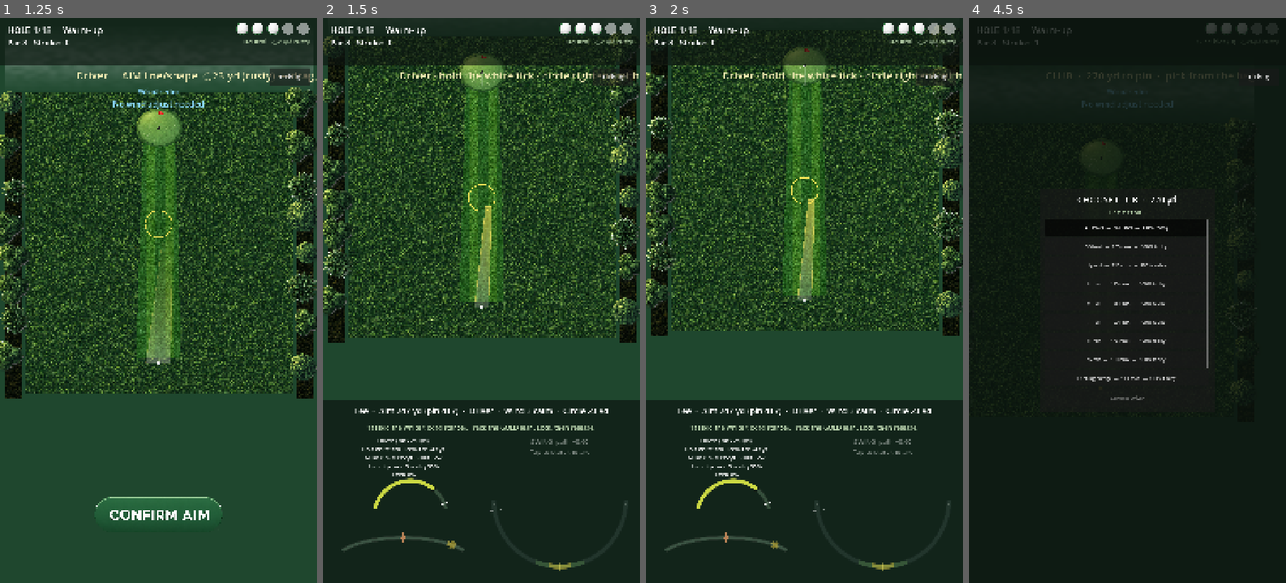
Above: before the commit, frames 1-4 (left to right).
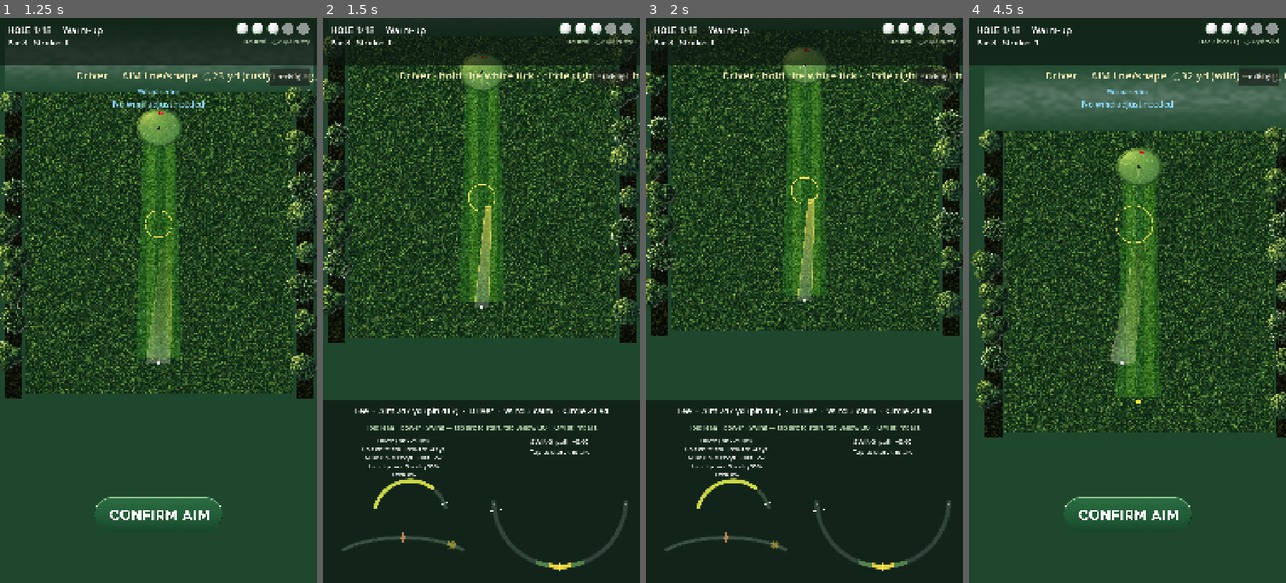
Above: after the commit, the same moments.

Repository: mendvibe-app/parorbetter
Game: Godot game, scene res://scenes/main.tscn
Two runs of this game, one before a commit and one after it. Both use one fixed random seed, a clock stepped at 60 frames per second and the inputs below.
Inputs (mouse positions are in pixels of both pictures, inside the frame that each line leads up to):
- Up to frame 1 (1.25 s): click "Confirm Driver" at 0.5 s
- Up to frame 2 (1.5 s): click (481, 515) at 1.25 s
- Up to frame 3 (2 s): no input
- Up to frame 4 (4.5 s): tap Enter at 2, 2.1, 2.75, 3.8 s; move the mouse to (1197, 272) at 2.02 s; hold Right 2.03-2.75 s; click (1197, 272) at 2.17 s; tap Keypad Enter at 2.3 s; drag from (1064, 328) to (1127, 181) at 2.77 s; move the mouse to (1159, 176) at 3.52 s; hold Right 3.53-4.25 s; tap E at 3.6 s; click (1159, 176) at 3.67 s; click (1127, 396) at 4.25 s, where only the run after the commit has a clickable "Confirm Driver"

Frame 1 is identical in both runs. In frame 2, 0.7% of the frame differs, in the area x 13-96%, y 72-98%; in frame 3, 0.7%; in frame 4, 76%, in the area x 0-100%, y 0-100%.

Commit message:
Merge power and swing into one concurrent shot phase
Both finger-1 and finger-2 stay live until the impact tap, which
samples live power/stability. Power release no longer freezes or
advances phases; Space/Enter stay with swing under dual input.

Co-authored-by: mendvibe-app <mendvibe-app@users.noreply.github.com>

Diff:
--- a/scripts/shot/power_stance.gd
+++ b/scripts/shot/power_stance.gd
@@ -155,9 +155,7 @@
 				dragging = true
 				_force_sample_error()
 				get_viewport().set_input_as_handled()
-			KEY_ENTER, KEY_KP_ENTER, KEY_E, KEY_SPACE:
-				_try_commit()
-				get_viewport().set_input_as_handled()
+			# Space/Enter belong to swing impact under concurrent dual-input — don't steal them.
 		return
 
 	# Prefer real touch; skip emulated mouse on touchscreens.
@@ -259,6 +257,7 @@
 
 
 func _try_commit() -> void:
+	## End finger-1 drag only — does not resolve the shot (impact tap does).
 	if not active:
 		return
 	if _track_samples.size() < 3:
@@ -268,6 +267,7 @@
 	dragging = false
 	last_power = power
 	_refresh_visuals()
+	# Still emitted for listeners; ShotRoutine no longer treats this as phase resolve.
 	committed.emit(power, stability)
 
 
--- a/scripts/shot/shot_routine.gd
+++ b/scripts/shot/shot_routine.gd
@@ -1,14 +1,15 @@
 class_name ShotRoutine
 extends Control
 
-## Orchestrates power/stance track → swing/putt timing (sequential touch).
-## Desktop: LMB drag + click; mobile: drag + tap (emulated mouse ignored on touchscreens).
+## Concurrent dual-touch shot: finger 1 (power/stance) + finger 2 (swing timing)
+## stay live together; impact tap resolves with live values.
+## Desktop: LMB drag power; RMB / Space for swing start+impact.
 
 signal shot_ready(result: ShotResult)
 signal phase_changed(phase: String)
 signal pure_strike(result: ShotResult)
 
-enum Phase { IDLE, POWER, SWING, DONE }
+enum Phase { IDLE, ACTIVE, DONE }
 
 var phase: Phase = Phase.IDLE
 var timing_scale: float = 1.0
@@ -32,7 +33,7 @@
 
 
 func _ready() -> void:
-	power_stance.committed.connect(_on_power_committed)
+	# power_stance.committed is not a resolve event under concurrent input
 	power_stance.updated.connect(_on_power_updated)
 	swing_contact.committed.connect(_on_swing_committed)
 	set_active(false)
@@ -78,16 +79,20 @@
 
 
 func begin_shot() -> void:
-	phase = Phase.POWER
+	phase = Phase.ACTIVE
 	_power = power_stance.power
 	_stability = 0.35
 	power_stance.reset()
 	power_stance.set_enabled(true)
-	swing_contact.set_enabled(false)
 	var is_putt := current_lie == "Green"
 	swing_contact.reset(timing_scale, is_putt)
-	hint_label.text = "1) Hold the white tick (distance). Track the GOLD lean. Lock, then release."
-	phase_changed.emit("power")
+	swing_contact.set_enabled(true)
+	# ponytail: arc starts on first finger-2 tap (not shot-begin); auto-sweep on begin if takeaway feel needs it
+	if is_putt:
+		hint_label.text = "Hold lean + power · PUTT — tap arc to start, tap yellow BOTTOM at impact."
+	else:
+		hint_label.text = "Hold lean + power · Swing — tap arc to start, tap yellow BOTTOM at impact."
+	phase_changed.emit("active")
 	set_active(true)
 	mouse_filter = Control.MOUSE_FILTER_IGNORE
 	if info_label:
@@ -120,22 +125,10 @@
 	_stability = stability
 
 
-func _on_power_committed(power: float, stability: float) -> void:
-	_power = power
-	_stability = stability
-	phase = Phase.SWING
-	power_stance.set_enabled(false)
-	var is_putt := current_lie == "Green"
-	swing_contact.reset(timing_scale, is_putt)
-	swing_contact.set_enabled(true)
-	if is_putt:
-		hint_label.text = "2) PUTT — tap to start, tap again at the yellow BOTTOM (impact)."
-	else:
-		hint_label.text = "2) Swing — tap to start, tap again at the yellow BOTTOM of the arc."
-	phase_changed.emit("swing")
-
-
 func _on_swing_committed(path_error: float, contact: ShotResult.ContactQuality) -> void:
+	# Resolve from live finger-1 state at impact — not values frozen earlier.
+	_power = power_stance.power
+	_stability = power_stance.stability
 	_path = path_error
 	_contact = contact
 
@@ -177,6 +170,7 @@
 
 func _emit_result(result: ShotResult) -> void:
 	phase = Phase.DONE
+	power_stance.set_enabled(false)
 	swing_contact.set_enabled(false)
 	set_active(false)
 	GameState.record_path_miss(result.path_error)
Not shown, added: decisions.md
Not shown, added: scripts/shot/shot_concurrent_check.py
